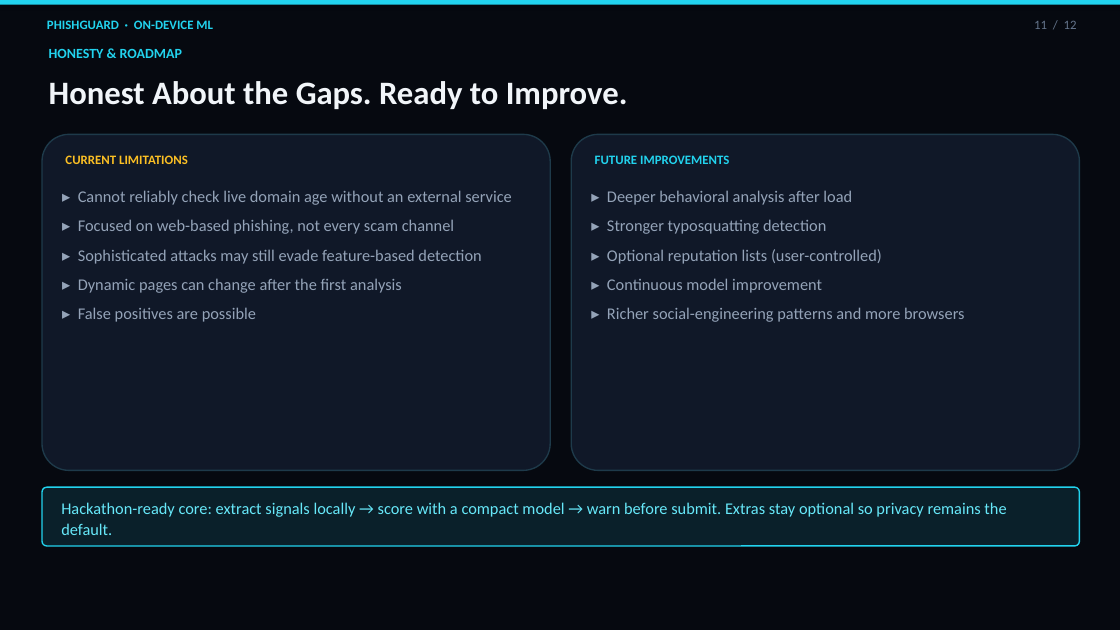
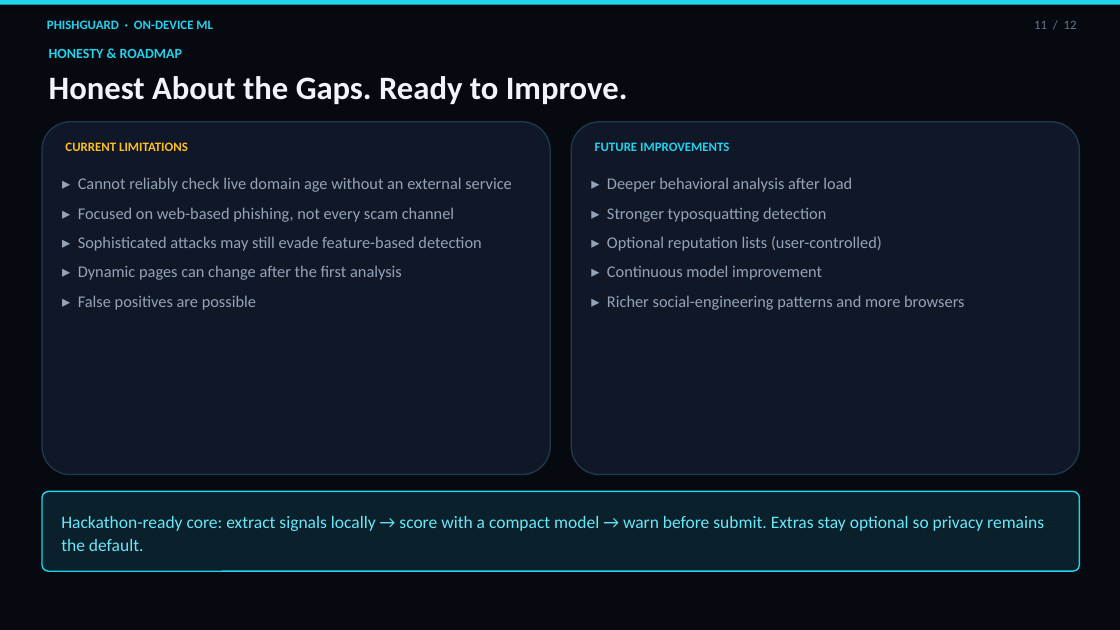
Before and after one commit to sachin20072909/Arduino-learning-journey.., a slide deck: slide 11 of presentation/PhishGuard-Hackathon-Pitch.pptx. Drawn at 1120x630 pixels with LibreOffice and Linux fonts; fonts in the diff are those of the drawing. Boxes give left, top, right and bottom in pixels: in the first picture for what was removed or moved away, otherwise in the second. Text is boxed around its words. In the diff, an @@ line names an element or a change of style, - is before the commit and + after.

```diff
--- a/presentation/PhishGuard-Hackathon-Pitch.pptx
+++ b/presentation/PhishGuard-Hackathon-Pitch.pptx
@@ text "Honest About the Gaps. Ready ...": place and size @@
-text "Honest About the Gaps. Ready ..." at (49, 81, 628, 109)
+text "Honest About the Gaps. Ready ..." at (49, 76, 628, 104)
@@ rounded rectangle: place and size @@
-rounded rectangle at (42, 134, 550, 471)
+rounded rectangle at (42, 122, 550, 475)
@@ text "CURRENT LIMITATIONS": place and size @@
-text "CURRENT LIMITATIONS" at (65, 155, 188, 164)
+text "CURRENT LIMITATIONS" at (65, 142, 188, 151)
@@ rounded rectangle: place and size @@
-rounded rectangle at (571, 134, 1080, 471)
+rounded rectangle at (571, 122, 1080, 475)
@@ text "FUTURE IMPROVEMENTS": place and size @@
-text "FUTURE IMPROVEMENTS" at (595, 155, 729, 164)
+text "FUTURE IMPROVEMENTS" at (595, 142, 729, 151)
@@ text "▸ Cannot reliably check live ...": place and size @@
-text "▸ Cannot reliably check live ..." at (78, 190, 512, 322)
+text "▸ Cannot reliably check live ..." at (78, 177, 512, 310)
@@ text "▸ Deeper behavioral analysis after ...": place and size @@
-text "▸ Deeper behavioral analysis after ..." at (607, 190, 965, 322)
+text "▸ Deeper behavioral analysis after ..." at (607, 177, 965, 310)
@@ rounded rectangle: place and size @@
-rounded rectangle at (42, 487, 1080, 546)
+rounded rectangle at (42, 492, 1080, 571)
@@ text "Hackathon-ready core: extract signals locally ...": place and size @@
-text "Hackathon-ready core: extract signals locally ..." at (61, 502, 1006, 535)
+text "Hackathon-ready core: extract signals locally ..." at (61, 516, 1044, 551)
@@ text "Hackathon-ready core: extract signals locally ..." at (61, 516, 1044, 551): size 14 to 15 pt @@
```
Also in this commit, not shown: 11 other slides changed, 9 other files.
